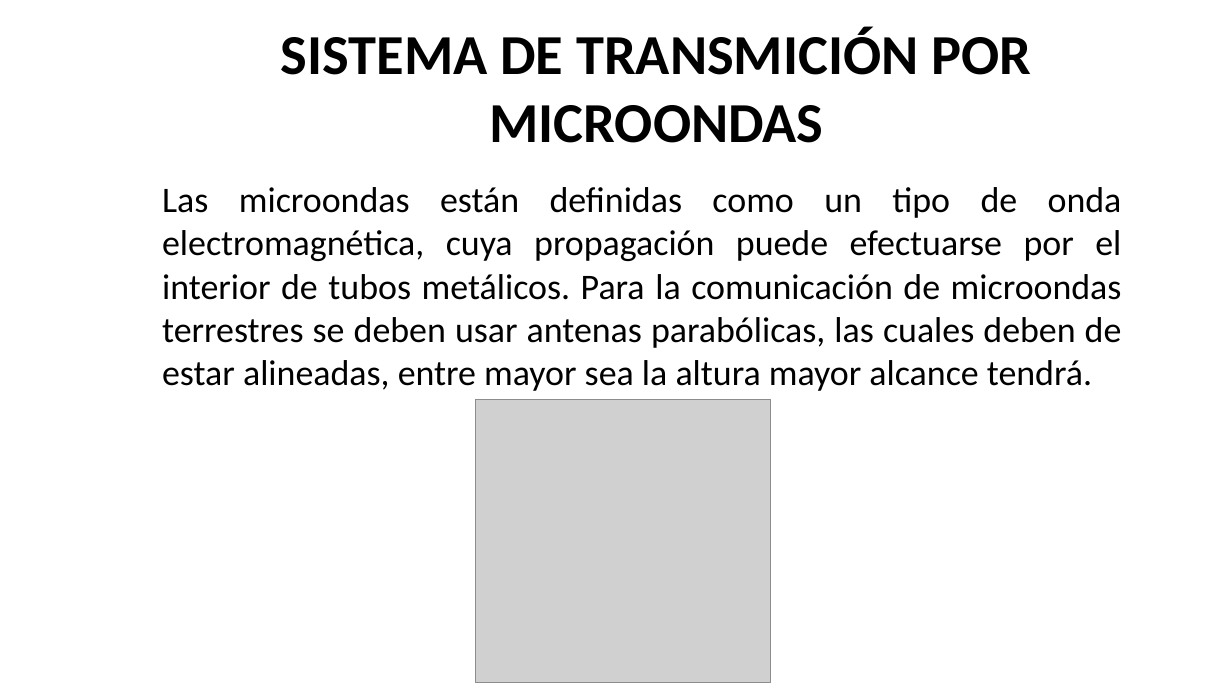
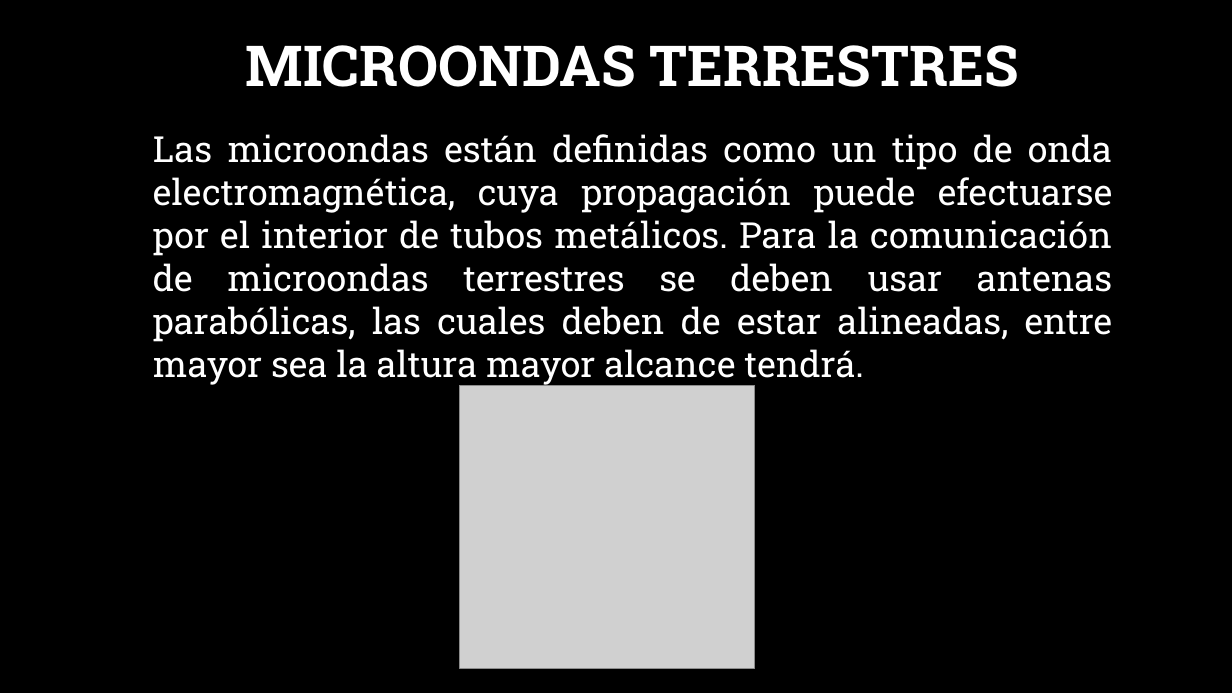
Before and after one commit to SM-ROOT/SM-ROOT, a slide deck: slide 6 of 9°A/Telecomunicaciones/RA_9A_U4_E2.pptx. Drawn at 1232x693 pixels with LibreOffice and Linux fonts; fonts in the diff are those of the drawing; grey boxes stand for pictures; background and template pictures are left out. Boxes give left, top, right and bottom in pixels: in the first picture for what was removed or moved away, otherwise in the second. Text is boxed around its words. In the diff, an @@ line names an element or a change of style, - is before the commit and + after.

```diff
--- a/9°A/Telecomunicaciones/RA_9A_U4_E2.pptx
+++ b/9°A/Telecomunicaciones/RA_9A_U4_E2.pptx
@@ background #FFFFFF to picture (left out) @@
@@ text at <box>246,45,1018,87</box>: text changed; font Calibri to Roboto Slab; text colour #000000 to #FFFFFF @@
-SISTEMA DE TRANSMICIÓN POR MICROONDAS
+MICROONDAS TERRESTRES
@@ text "Las microondas están definidas como ...": place and size @@
-text "Las microondas están definidas como ..." at <box>162,187,1122,391</box>
+text "Las microondas están definidas como ..." at <box>153,134,1113,386</box>
@@ text "Las microondas están definidas como ..." at <box>153,134,1113,386</box>: font Calibri to Roboto Slab, text colour #000000 to #FFFFFF @@
@@ picture: place and size @@
-picture at <box>476,399,771,682</box>
+picture at <box>459,385,754,668</box>
```
Also in this commit, not shown: 5 other slides changed, 8 slides added, 12 slides removed, 1 other file.
